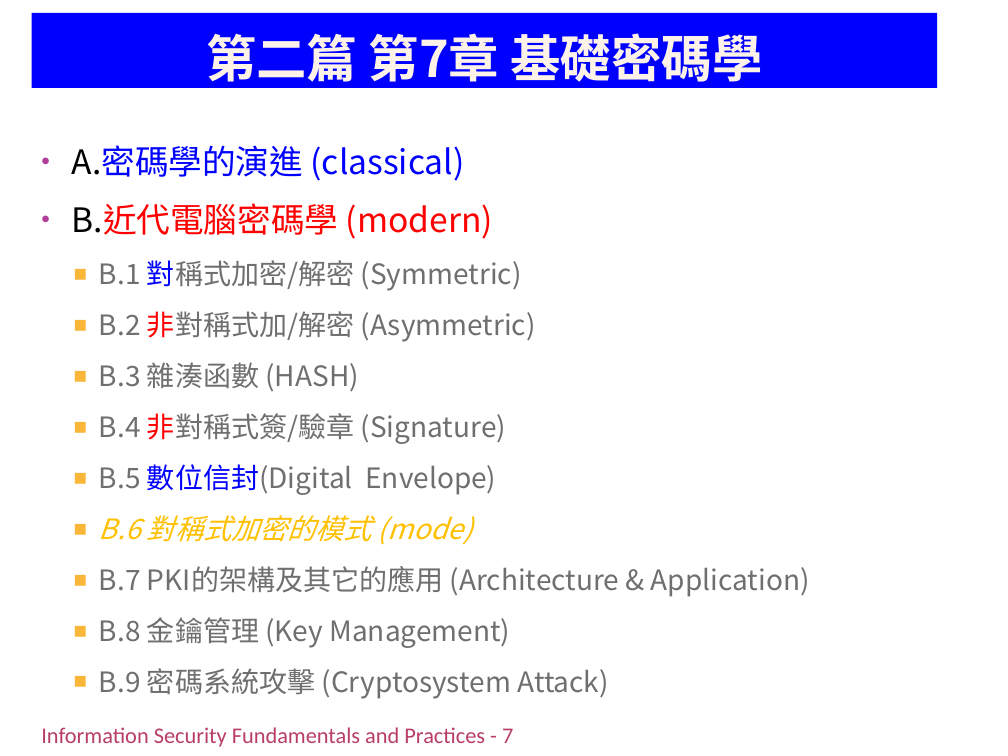
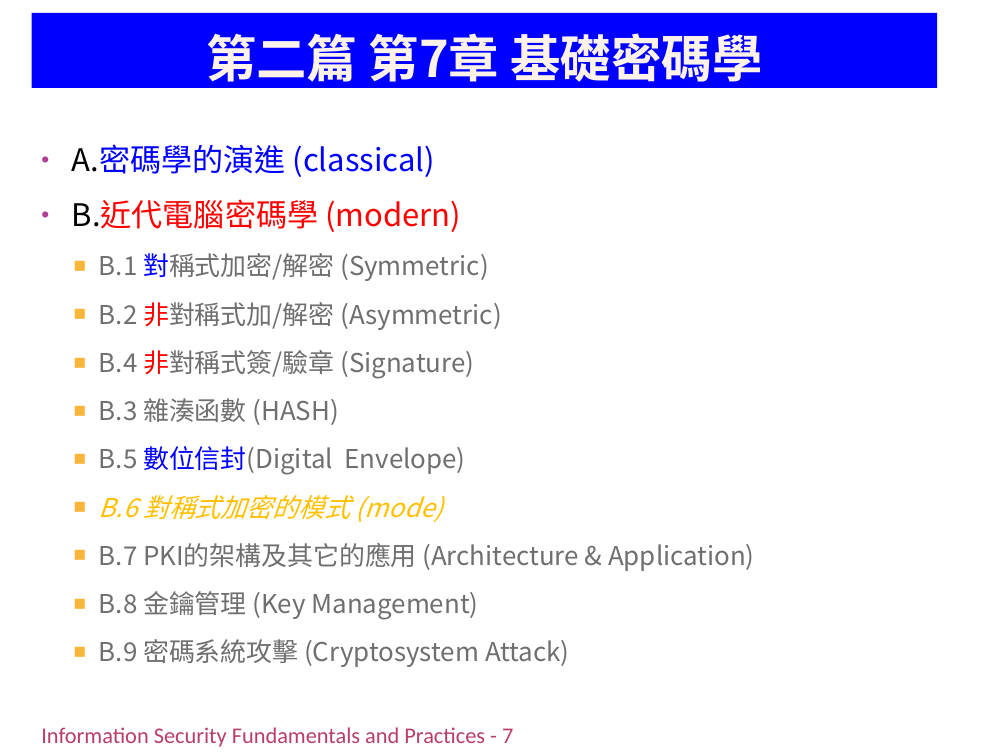
Before and after one commit to chih-chengwu/Information-Security-Markdown, a slide deck: slide 4 of 正本/Ch6_基礎密碼學(潘天佑的第7章).pptx. Drawn at 1008x756 pixels with LibreOffice and Linux fonts; fonts in the diff are those of the drawing; background and template pictures are left out. Boxes give left, top, right and bottom in pixels: in the first picture for what was removed or moved away, otherwise in the second. Text is boxed around its words. In the diff, an @@ line names an element or a change of style, - is before the commit and + after.

```diff
--- a/正本/Ch6_基礎密碼學(潘天佑的第7章).pptx
+++ b/正本/Ch6_基礎密碼學(潘天佑的第7章).pptx
@@ text at bbox=[72, 144, 754, 667]: size 24 to 22.2 pt in "A.密碼學的演進 (classical)", "B.近代電腦密碼學 (modern)"; size 20 to 18.5 pt in "B.1 對稱式加密/解密 (Symmetric)", "B.2 非對稱式加/解密 (Asymmetric)", "B.3 雜湊函數 (HASH)", "B.5 數位信封(Digital Envelope)" and 4 more places @@
@@ text at bbox=[99, 350, 474, 379]: paragraph added @@
+  ■ B.4 非對稱式簽/驗章 (Signature)
@@ text at bbox=[99, 413, 506, 444]: paragraph removed @@
-  ■ B.4 非對稱式簽/驗章 (Signature)
```
Also in this commit, not shown: 18 other slides changed, 2 slides added, 2 slides removed, 5 other files.
